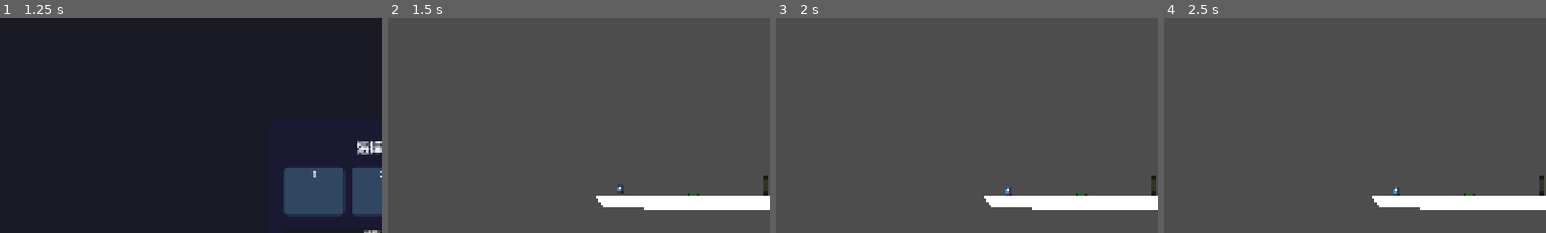
Above: before the commit, frames 1-4 (left to right).
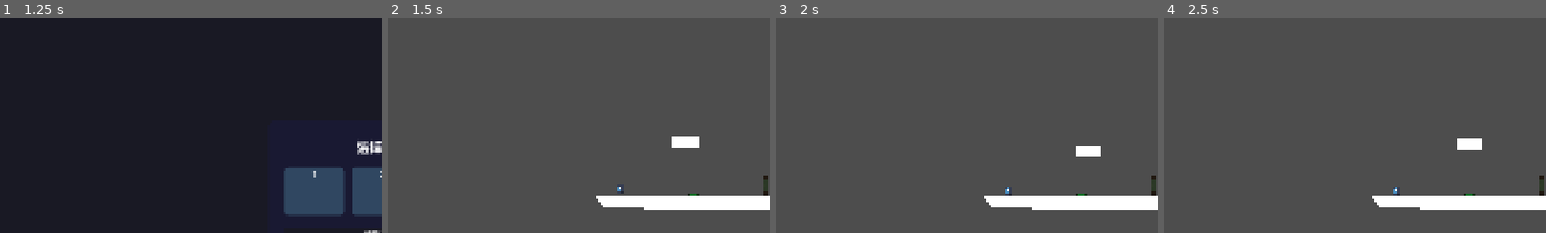
Above: after the commit, the same moments.

Repository: Yuanryan/Rune-Lengend
Game: Godot game, scene res://Scenes/main.tscn
The game is run twice, just before and just after one commit, with the same random seed, the same clock (stepped at 60 frames per second) and the same inputs. The engine's default icon, where the game draws it, is replaced by a stand-in: a white triangle on a blue panel in a dark square.
Inputs:
- Up to frame 1 (1.25 s): click "Start" at 0.5 s
- Up to frame 2 (1.5 s): click "🔒" at 1.25 s
- Up to frame 3 (2 s): no input
- Up to frame 4 (2.5 s): click "Reset Player (R)" at 2 s
The pictures show only the part of the screen within x 0-50%, y 10-60%; the shares and areas given below are measured in that part.

Frame 1 is identical in both runs. In frame 2, 0.4% of the frame differs, in the area x 74-82%, y 55-61%; in frame 3, 0.3%; in frame 4, 0.3%.

Commit message:
Moving Platform rework

Diff:
--- a/Scenes/LevelEdit/Objects/Environment/land.tscn
+++ b/Scenes/LevelEdit/Objects/Environment/land.tscn
@@ -2,7 +2,7 @@
 
 [ext_resource type="Script" uid="uid://bspbmogf57u3v" path="res://Scripts/Level/Tools/land_tool.gd" id="1_s5vhh"]
 
-[node name="Land" type="StaticBody2D"]
+[node name="Land" type="StaticBody2D" groups=["Land"]]
 script = ExtResource("1_s5vhh")
 
 [node name="Polygon2D" type="Polygon2D" parent="."]
--- /dev/null
+++ b/Scenes/LevelEdit/Objects/Environment/moving_platform_path.tscn
@@ -0,0 +1,76 @@
+[gd_scene load_steps=7 format=3 uid="uid://ej3qajbyhnv8"]
+
+[ext_resource type="Script" uid="uid://bspbmogf57u3v" path="res://Scripts/Level/Tools/land_tool.gd" id="1_eqelh"]
+[ext_resource type="Script" uid="uid://dwuuh12ox4t1t" path="res://Scripts/Level/Objects/moving_platform_path.gd" id="1_nmk3u"]
+
+[sub_resource type="Curve2D" id="Curve2D_k5hdt"]
+resource_local_to_scene = true
+_data = {
+"points": PackedVector2Array(0, 0, 0, 0, 0, -96, 0, 0, 0, 0, 160, -96)
+}
+point_count = 2
+
+[sub_resource type="Animation" id="Animation_nmk3u"]
+length = 0.001
+tracks/0/type = "value"
+tracks/0/imported = false
+tracks/0/enabled = true
+tracks/0/path = NodePath("PathFollow2D:progress_ratio")
+tracks/0/interp = 1
+tracks/0/loop_wrap = true
+tracks/0/keys = {
+"times": PackedFloat32Array(0),
+"transitions": PackedFloat32Array(1),
+"update": 0,
+"values": [0.0]
+}
+
+[sub_resource type="Animation" id="Animation_eqelh"]
+resource_name = "move"
+length = 5.0
+loop_mode = 2
+tracks/0/type = "value"
+tracks/0/imported = false
+tracks/0/enabled = true
+tracks/0/path = NodePath("PathFollow2D:progress_ratio")
+tracks/0/interp = 1
+tracks/0/loop_wrap = true
+tracks/0/keys = {
+"times": PackedFloat32Array(0, 5),
+"transitions": PackedFloat32Array(-1.56, -1.56),
+"update": 0,
+"values": [0.0, 1.0]
+}
+
+[sub_resource type="AnimationLibrary" id="AnimationLibrary_yw6tl"]
+_data = {
+&"RESET": SubResource("Animation_nmk3u"),
+&"move": SubResource("Animation_eqelh")
+}
+
+[node name="MovingPlatformPath" type="Path2D"]
+curve = SubResource("Curve2D_k5hdt")
+script = ExtResource("1_nmk3u")
+movable = null
+
+[node name="MovingPlatform" type="AnimatableBody2D" parent="." groups=["Land"]]
+position = Vector2(0, -96)
+collision_mask = 2
+script = ExtResource("1_eqelh")
+
+[node name="Polygon2D" type="Polygon2D" parent="MovingPlatform"]
+position = Vector2(-39.87085, -16.061768)
+polygon = PackedVector2Array(0.171875, 0, 80.123535, 0, 80.123535, 32, 0.123535156, 32)
+
+[node name="PathFollow2D" type="PathFollow2D" parent="."]
+position = Vector2(0, -96)
+rotates = false
+
+[node name="RemoteTransform2D" type="RemoteTransform2D" parent="PathFollow2D"]
+remote_path = NodePath("../../MovingPlatform")
+
+[node name="AnimationPlayer" type="AnimationPlayer" parent="."]
+unique_name_in_owner = true
+libraries = {
+&"": SubResource("AnimationLibrary_yw6tl")
+}
--- a/Scenes/LevelEdit/Objects/Environment/moving_platforom.tscn
+++ /dev/null
@@ -1,3 +0,0 @@
-[gd_scene load_steps=0 format=3 uid="uid://dhid8hboo4a2p"]
-
-[node name="MovingPlatforom" type="RigidBody2D"]
--- a/Scenes/Levels/level_1.tscn
+++ b/Scenes/Levels/level_1.tscn
@@ -7,6 +7,14 @@
 [ext_resource type="PackedScene" uid="uid://ctp1234l38t1a" path="res://Scenes/LevelEdit/Objects/Objectives/checkpoint.tscn" id="5_cyadu"]
 [ext_resource type="Script" uid="uid://bet3pbm21wwfp" path="res://Scripts/Level/Core/zoomable_camera.gd" id="6_rb0md"]
 [ext_resource type="PackedScene" uid="uid://cnyimwluijpi3" path="res://Scenes/LevelEdit/Objects/Interactive/timed_door.tscn" id="7_jv26f"]
+[ext_resource type="PackedScene" uid="uid://ej3qajbyhnv8" path="res://Scenes/LevelEdit/Objects/Environment/moving_platform_path.tscn" id="8_jv26f"]
+
+[sub_resource type="Curve2D" id="Curve2D_jv26f"]
+resource_local_to_scene = true
+_data = {
+"points": PackedVector2Array(-137.64848, -17.843323, 137.64848, 17.843323, 184, -88, 0, 0, 0, 0, 168, 48, 0, 0, 0, 0, 37.59485, 11.861435, 0, 0, 0, 0, 0, 0)
+}
+point_count = 4
 
 [node name="Level1" type="Node2D"]
 script = ExtResource("1_0x8k9")
@@ -65,6 +73,23 @@
 [node name="GameButton" parent="Door" index="3"]
 position = Vector2(-240, 24)
 
+[node name="MovingPlatformPath" parent="." instance=ExtResource("8_jv26f")]
+position = Vector2(-64, 216)
+curve = SubResource("Curve2D_jv26f")
+movable = true
+loop_time = 5.0
+speed_scale = 2.0
+
+[node name="MovingPlatform" parent="MovingPlatformPath" index="0"]
+position = Vector2(204.31137, -84.137955)
+
+[node name="PathFollow2D" parent="MovingPlatformPath" index="1"]
+position = Vector2(184, -88)
+
+[node name="AnimationPlayer" parent="MovingPlatformPath" index="2"]
+speed_scale = 2.0
+
 [editable path="Land"]
 [editable path="Land2"]
 [editable path="Door"]
+[editable path="MovingPlatformPath"]
--- a/Scripts/Level/Objects/moving_platform.gd
+++ /dev/null
@@ -1,53 +0,0 @@
-extends AnimatableBody2D
-
-@export var speed_pixels_per_second: float = 120.0
-@export var loop: bool = true
-@export var wait_time_seconds: float = 0.0
-
-@onready var path_2d: SmoothPath = $Path2D
-
-var _progress: float = 0.0
-var _direction: int = 1
-var _wait_timer: float = 0.0
-var _path_length: float = 0.0
-
-func _ready() -> void:
-	if path_2d and path_2d.curve:
-		_path_length = path_2d.curve.get_baked_length()
-		# 調用 smooth 函數來平滑路徑
-		path_2d.smooth(true)
-		remove_child(path_2d)
-		owner.add_child.call_deferred(path_2d)
-	else:
-		push_warning("MovingPlatform: No Path2D or curve found!")
-
-func _physics_process(delta: float) -> void:
-	if _path_length <= 0 or not path_2d or not path_2d.curve:
-		return
-
-	if _wait_timer > 0.0:
-		_wait_timer -= delta
-		return
-
-	var distance_to_move: float = speed_pixels_per_second * delta
-	_progress += distance_to_move * _direction
-
-	# Handle loop or ping-pong movement
-	if loop:
-		_progress = fmod(_progress, _path_length)
-		if _progress < 0:
-			_progress += _path_length
-	else:
-		if _progress >= _path_length:
-			_progress = _path_length
-			_direction = -1
-			_wait_timer = wait_time_seconds
-		elif _progress <= 0:
-			_progress = 0
-			_direction = 1
-			_wait_timer = wait_time_seconds
-
-	# Update platform position to follow the curve
-	# Curve points are local to Path2D, so add Path2D's global position
-	var curve_point = path_2d.curve.sample_baked(_progress)
-	global_position = path_2d.global_position + curve_point
--- /dev/null
+++ b/Scripts/Level/Objects/moving_platform_path.gd
@@ -0,0 +1,104 @@
+@tool
+extends Path2D
+
+@export var movable: bool = false : set = set_movable
+
+## 動畫時間 (秒)
+@export var loop_time: float = 2.0 : set = set_loop_time
+
+## 移動速度倍率
+@export var speed_scale: float = 1.0 : set = set_speed_scale
+
+## 是否自動開始移動
+@export var auto_start: bool = true
+
+## 是否循環播放(Path2D 的頭尾相連時使用)
+@export var loop: bool = false : set = set_loop
+
+## 延遲開始時間 (秒)
+@export var start_delay: float = 0.0
+
+
+# 移動平台本體節點
+@onready var animatable_body: AnimatableBody2D = $AnimatableBody2D
+@onready var path_follow: PathFollow2D = $PathFollow2D
+@onready var animation_player: AnimationPlayer = %AnimationPlayer
+
+func _ready():
+    if Engine.is_editor_hint():
+        get_parent().set_editable_instance(self, true)
+
+    # 等待下一幀確保所有子節點都已準備好
+    await get_tree().process_frame
+
+    # 確保 AnimationPlayer 存在
+    if not animation_player:
+        animation_player = get_node("%AnimationPlayer")
+
+    set_loop_time(loop_time)
+    set_loop(loop)
+    set_speed_scale(speed_scale)
+
+    # 處理延遲和自動開始
+    if start_delay > 0:
+        await get_tree().create_timer(start_delay).timeout
+
+    if auto_start:
+        start_movement()
+
+# 開始移動
+func start_movement():
+    if animation_player and movable:
+        animation_player.play("move")
+
+# 停止移動
+func stop_movement():
+    if animation_player:
+        animation_player.stop()
+
+# 暫停移動
+func pause_movement():
+    if animation_player:
+        animation_player.pause()
+
+# 恢復移動
+func resume_movement():
+    if animation_player:
+        animation_player.play()
+
+# 設定速度倍率
+func set_speed_scale(new_speed_scale: float):
+    speed_scale = new_speed_scale
+    if animation_player:
+        animation_player.speed_scale = speed_scale
+        start_movement()
+
+# 設定循環模式
+func set_loop(new_loop: bool):
+    loop = new_loop
+    if animation_player and animation_player.has_animation("move"):
+        var move_animation = animation_player.get_animation("move")
+        move_animation.loop_mode = Animation.LOOP_LINEAR if loop else Animation.LOOP_PINGPONG
+        # 設定緩動
+        var easing = 1.0 if loop else -1.56
+        move_animation.track_set_key_transition(0, 0, easing)
+        move_animation.track_set_key_transition(0, 1, easing)
+        start_movement()
+
+# 設定動畫時間
+func set_loop_time(new_loop_time: float):
+    loop_time = new_loop_time
+    if animation_player and animation_player.has_animation("move"):
+        var move_animation = animation_player.get_animation("move")
+        move_animation.length = loop_time
+        # 更新第二個關鍵幀的時間
+        move_animation.track_set_key_time(0, 1, loop_time)
+        start_movement()
+
+# 設定可移動狀態
+func set_movable(new_movable: bool):
+    movable = new_movable
+    if movable:
+        start_movement()
+    else:
+        stop_movement()
--- a/Scripts/Level/Tools/land_edit_tool.gd
+++ b/Scripts/Level/Tools/land_edit_tool.gd
@@ -29,11 +29,12 @@
             land_tool.collision_polygon_2d.queue_free()
 
 func _find_all_land_tools() -> Array[LandTool]:
-    # 尋找場景中所有的 LandTool 節點
+    # 使用群組尋找場景中所有的 LandTool 節點
     land_tools.clear()
-    for child in owner.get_children():
-        if child is LandTool:
-            land_tools.append(child)
+    var land_nodes = get_tree().get_nodes_in_group("Land")
+    for node in land_nodes:
+        if node is LandTool:
+            land_tools.append(node)
     return land_tools
 
 func generate_all_collisions() -> void:
--- a/Scripts/Level/Tools/land_tool.gd
+++ b/Scripts/Level/Tools/land_tool.gd
@@ -3,10 +3,14 @@
 class_name LandTool
 
 @export_tool_button("Generate Collision", "CollisionPolygon2D") var generate_collision_action = generate_collision_shape
+@export_tool_button("Remove Collision", "CollisionPolygon2D") var remove_collision_action = remove_collision_shape
 var polygon_2d: Polygon2D = null
 var collision_polygon_2d: CollisionPolygon2D = null
 
 func _ready():
+    # 加入 land 群組
+    add_to_group("land")
+
     if Engine.is_editor_hint():
         get_parent().set_editable_instance(self, true)
         collision_polygon_2d = _find_collision()
@@ -68,3 +72,14 @@
     collision_polygon_2d.polygon = points
 
     print("已為 ", polygon_2d.name, " 生成碰撞形狀，包含 ", points.size(), " 個點")
+
+func remove_collision_shape() -> void:
+    if not Engine.is_editor_hint():
+        return
+
+    if collision_polygon_2d and is_instance_valid(collision_polygon_2d):
+        collision_polygon_2d.queue_free()
+        collision_polygon_2d = null
+        print("已移除 ", name, " 的碰撞形狀")
+    else:
+        print("沒有找到可移除的碰撞形狀")
--- /dev/null
+++ b/Unused/moving_platform.gd
@@ -0,0 +1,63 @@
+@tool
+extends LandTool
+
+@export var movable: bool = false
+@export var speed_pixels_per_second: float = 120.0
+@export var loop: bool = true
+@export var wait_time_seconds: float = 0.0
+
+@onready var path_2d: SmoothPath = $Path2D
+
+var _progress: float = 0.0
+var _direction: int = 1
+var _wait_timer: float = 0.0
+var _path_length: float = 0.0
+
+func _ready() -> void:
+    if Engine.is_editor_hint():
+        get_parent().set_editable_instance(self, true)
+    else:
+        movable = false
+
+    if path_2d and path_2d.curve:
+        _path_length = path_2d.curve.get_baked_length()
+        # 調用 smooth 函數來平滑路徑
+        path_2d.smooth(true)
+        remove_child(path_2d)
+        owner.add_child.call_deferred(path_2d)
+    else:
+        push_warning("MovingPlatform: No Path2D or curve found!")
+
+func _physics_process(delta: float) -> void:
+    if not movable:
+        return
+
+    if _path_length <= 0 or not path_2d or not path_2d.curve:
+        return
+
+    if _wait_timer > 0.0:
+        _wait_timer -= delta
+        return
+
+    var distance_to_move: float = speed_pixels_per_second * delta
+    _progress += distance_to_move * _direction
+
+    # Handle loop or ping-pong movement
+    if loop:
+        _progress = fmod(_progress, _path_length)
+        if _progress < 0:
+            _progress += _path_length
+    else:
+        if _progress >= _path_length:
+            _progress = _path_length
+            _direction = -1
+            _wait_timer = wait_time_seconds
+        elif _progress <= 0:
+            _progress = 0
+            _direction = 1
+            _wait_timer = wait_time_seconds
+
+    # Update platform position to follow the curve
+    # Curve points are local to Path2D, so add Path2D's global position
+    var curve_point = path_2d.curve.sample_baked(_progress)
+    global_position = path_2d.global_position + curve_point
--- a/Scenes/LevelEdit/Objects/Environment/moving_platform.tscn
+++ b/Unused/moving_platform.tscn
@@ -1,7 +1,7 @@
-[gd_scene load_steps=5 format=3 uid="uid://dkoc56x4hasqw"]
+[gd_scene load_steps=5 format=3 uid="uid://du632o6355qhi"]
 
-[ext_resource type="Script" uid="uid://cg5b6xnuk7vi0" path="res://Scripts/Level/Objects/moving_platform.gd" id="1_bi3rl"]
-[ext_resource type="Script" uid="uid://cfvcimqmbh715" path="res://Scripts/Level/Tools/smooth_line.gd" id="2_8l08e"]
+[ext_resource type="Script" uid="uid://cg5b6xnuk7vi0" path="res://Unused/moving_platform.gd" id="1_bi3rl"]
+[ext_resource type="Script" uid="uid://cfvcimqmbh715" path="res://Unused/smooth_line.gd" id="2_8l08e"]
 
 [sub_resource type="RectangleShape2D" id="RectangleShape2D_1"]
 size = Vector2(384, 64)
--- a/project.godot
+++ b/project.godot
@@ -45,6 +45,10 @@
 "res://Scripts/": "green"
 }
 
+[global_group]
+
+Land=""
+
 [input]
 
 reset_player={
Not shown: 1 places in Scenes/Levels/level_1.tscn that only renumber resources
Not shown, added: Scripts/Level/Objects/moving_platform_path.gd.uid
Renamed: Scripts/Level/Objects/moving_platform.gd.uid -> Unused/moving_platform.gd.uid
Renamed: Scripts/Level/Tools/smooth_line.gd -> Unused/smooth_line.gd
Renamed: Scripts/Level/Tools/smooth_line.gd.uid -> Unused/smooth_line.gd.uid
